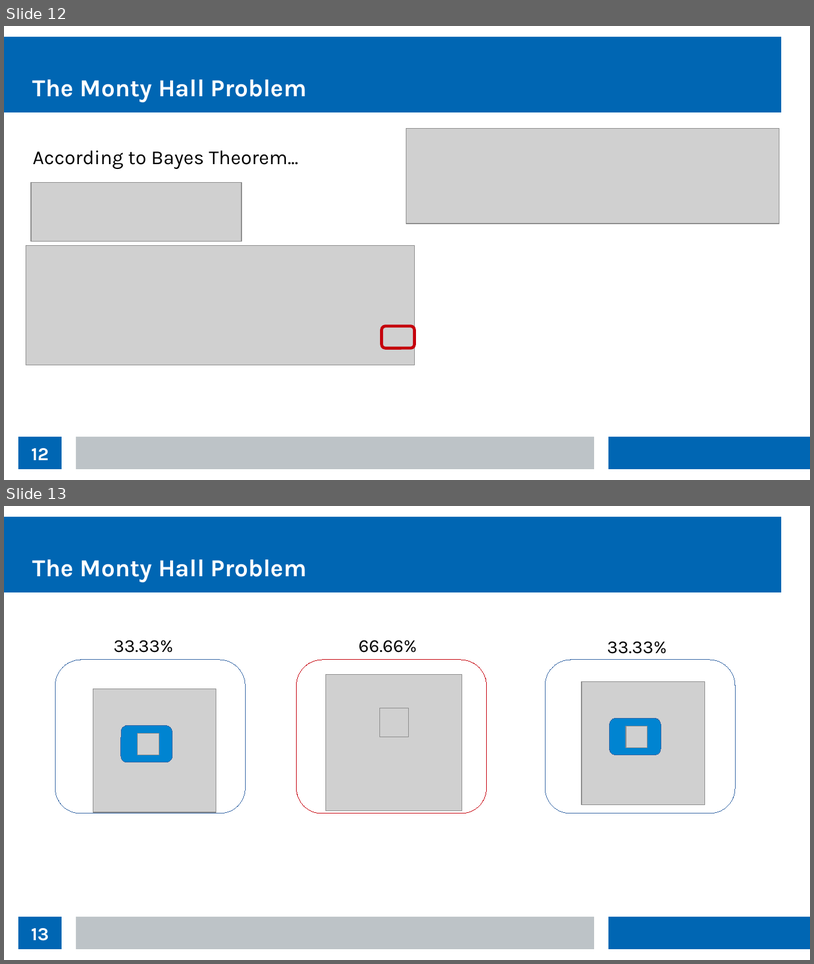
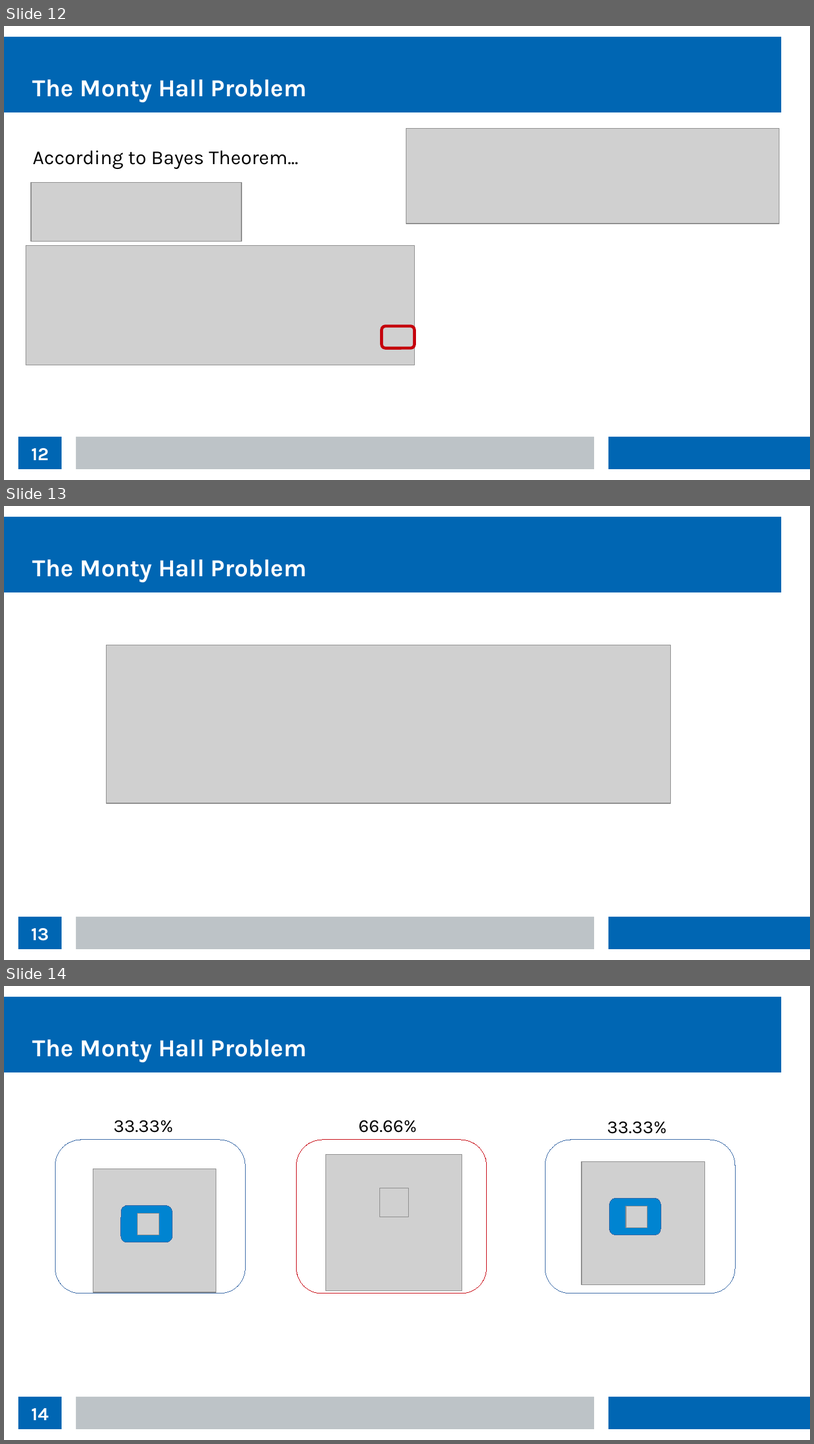
Before and after one commit to thomasnield/kotlin_data_science_talk_ChicagoJUG, a slide deck: kotlin_data_science_talk_chijug_slides.odp. Shown one above the other, each under a label of ours: slides 12 and 13 before the commit, slides 12, 13 and 14 after it. The pictures are 814x964 and 814x1444 pixels, drawn with LibreOffice and Linux fonts; fonts in the diff are those of the drawing; grey boxes stand for pictures. Boxes give left, top, right and bottom in pixels: in the first picture for what was removed or moved away, otherwise in the second. Text is boxed around its words. In the diff, an @@ line names an element or a change of style, - is before the commit and + after.

```diff
--- a/kotlin_data_science_talk_chijug_slides.odp
+++ b/kotlin_data_science_talk_chijug_slides.odp
@@ slide 13 added at <box>4,506,810,960</box>, background #FFFFFF; not listed: 3 template elements that a slide beside it also shows @@
@@ title added at <box>33,559,307,583</box>, 24 pt, text #FFFFFF, bold @@
+The Monty Hall Problem
@@ picture added at <box>107,645,671,803</box> @@
@@ page number added at <box>18,916,62,949</box>, fill #0066B3, 18 pt, text #FFFFFF, bold @@
+13
@@ what was slide 13 is now slide 14 @@
@@ page number at <box>31,1408,48,1420</box>: text changed @@
-13
+14
```
Also in this commit, not shown: 4 slides changed, 3 other slides added.
